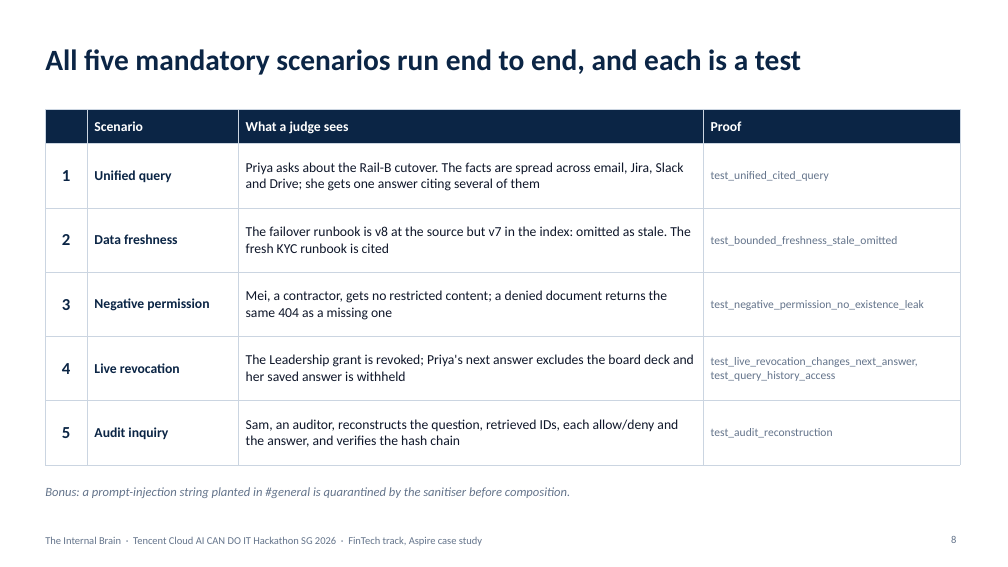
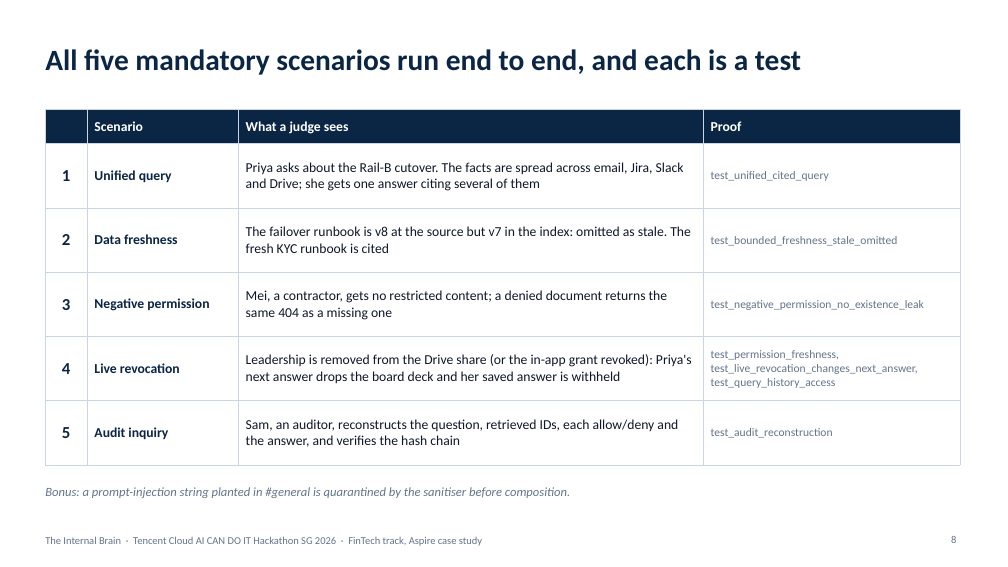
Before and after one commit to pavan2184/tencent-hack, a slide deck: slide 8 of docs/presentations/internal-brain-architecture.pptx. Drawn at 1008x567 pixels with LibreOffice and Linux fonts; fonts in the diff are those of the drawing. Boxes give left, top, right and bottom in pixels: in the first picture for what was removed or moved away, otherwise in the second. Text is boxed around its words. In the diff, an @@ line names an element or a change of style, - is before the commit and + after.

```diff
--- a/docs/presentations/internal-brain-architecture.pptx
+++ b/docs/presentations/internal-brain-architecture.pptx
@@ table at (45,110,960,451) @@
-row 5, column 3: The Leadership grant is revoked; Priya's next answer excludes the board deck and her saved answer is withheld
+row 5, column 3: Leadership is removed from the Drive share (or the in-app grant revoked): Priya's next answer drops the board deck and her saved answer is withheld
-row 5, column 4: test_live_revocation_changes_next_answer, test_query_history_access
+row 5, column 4: test_permission_freshness, test_live_revocation_changes_next_answer, test_query_history_access
```
Also in this commit, not shown: 7 other slides changed, 2 slides added, 3 other files.
